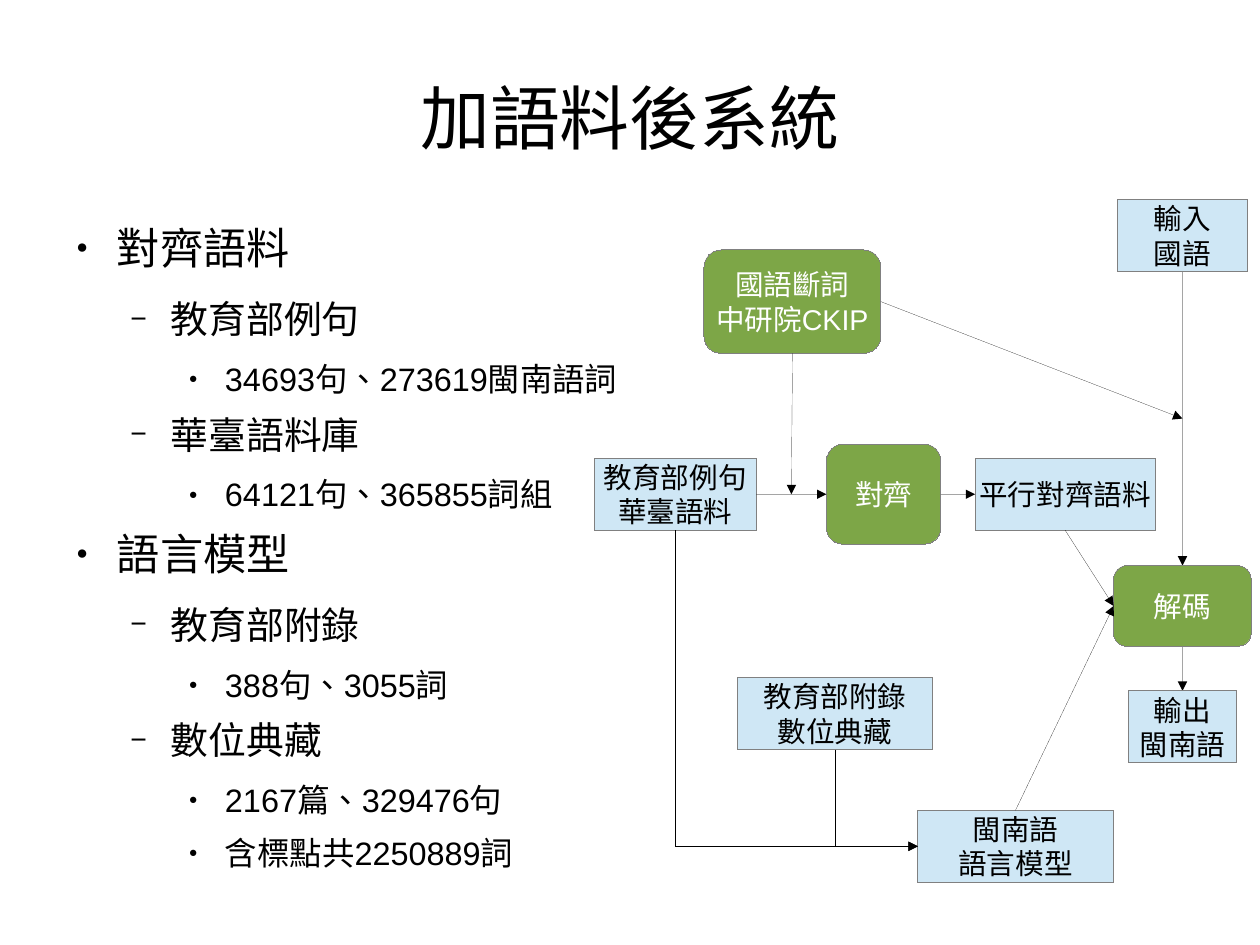
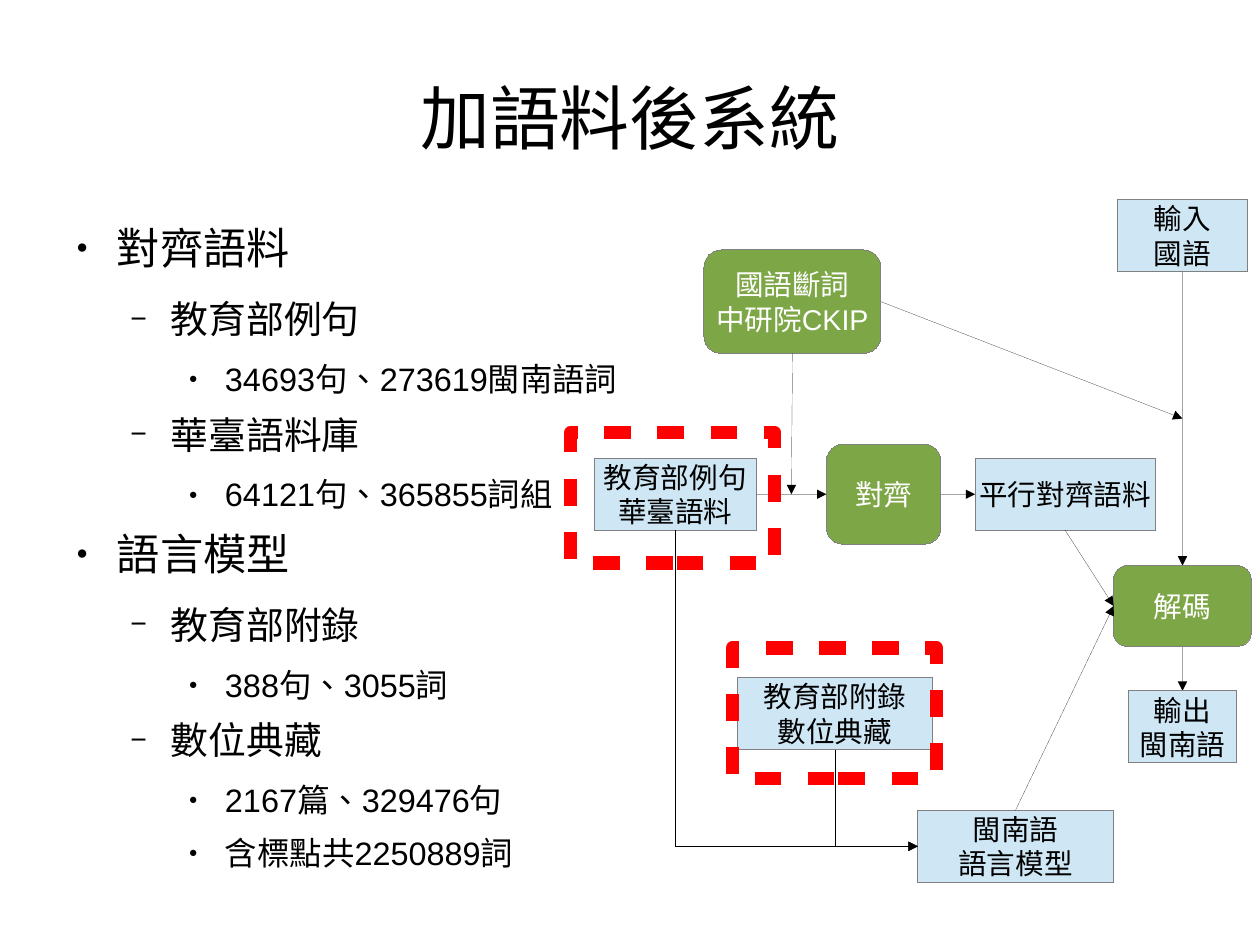
Before and after one commit to sih4sing5hong5/po3-ko3_tau5-iann2-phinn3, a slide deck: slide 17 of 翻譯報告.odp. Drawn at 1260x945 pixels with LibreOffice and Linux fonts; fonts in the diff are those of the drawing. Boxes give left, top, right and bottom in pixels: in the first picture for what was removed or moved away, otherwise in the second. Text is boxed around its words. In the diff, an @@ line names an element or a change of style, - is before the commit and + after.

```diff
--- a/翻譯報告.odp
+++ b/翻譯報告.odp
@@ rectangle added at (571,433,775,564), outline #FF0000 8.5 pt @@
@@ rectangle added at (733,648,938,779), outline #FF0000 8.5 pt @@
```
Also in this commit, not shown: 1 other slide changed, 1 slide added, 1 slide removed.
